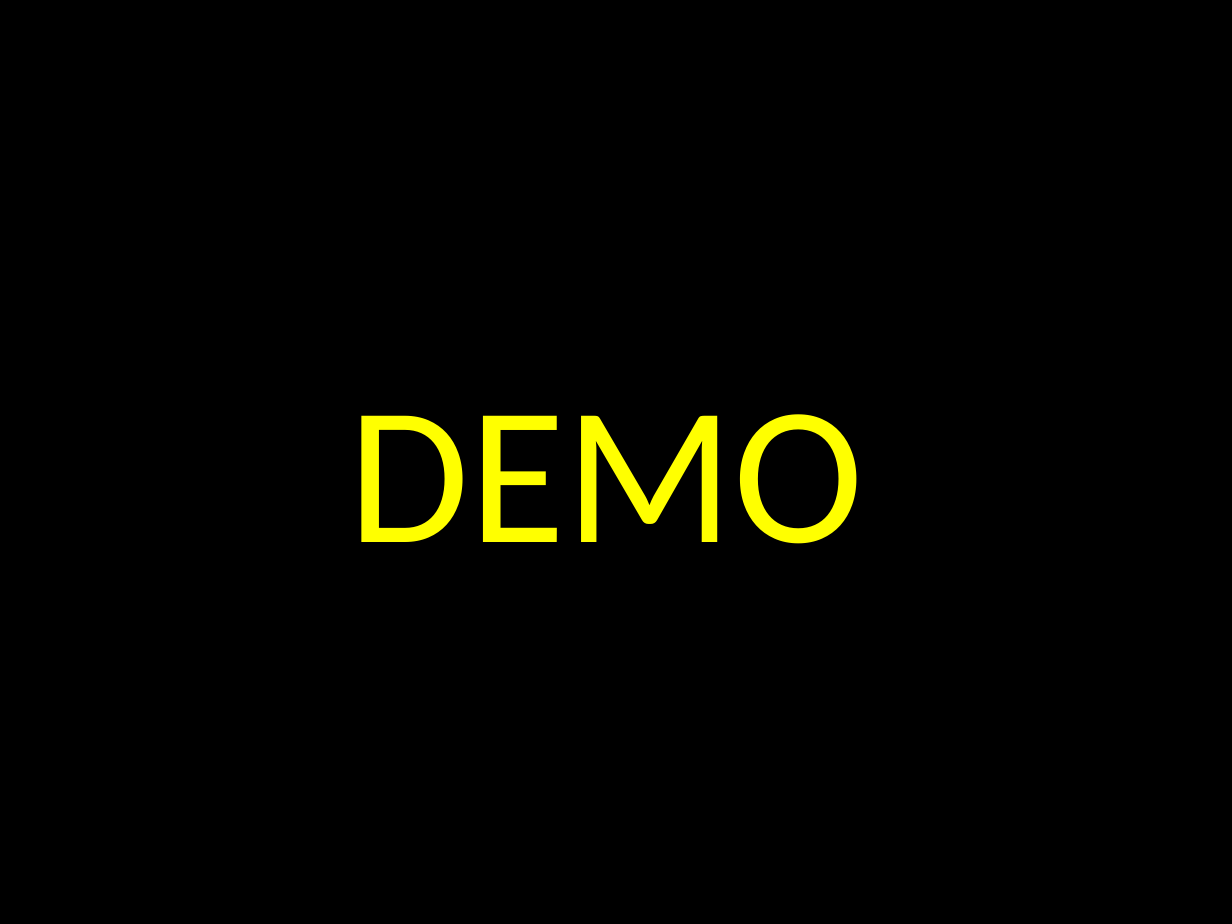
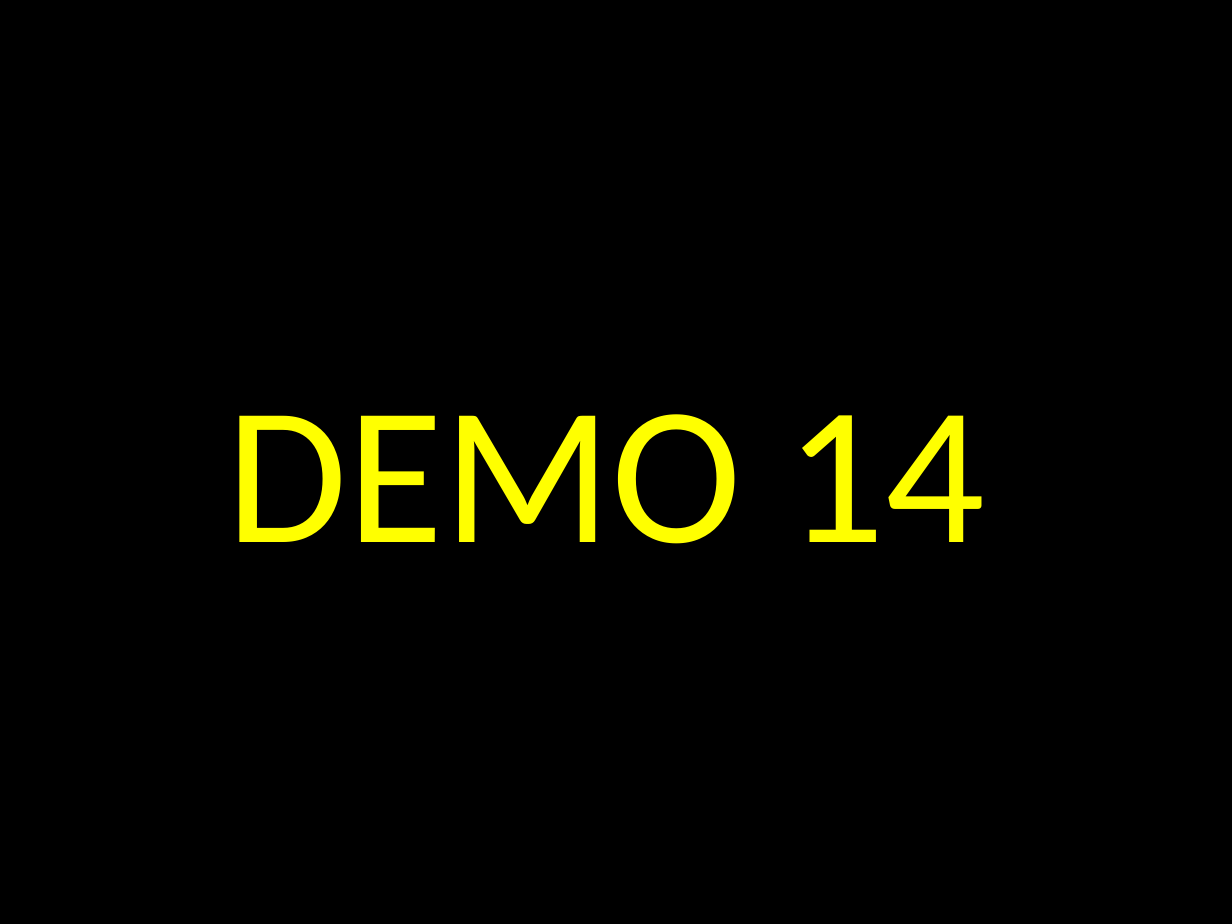
Before and after one commit to elloraCpe/courses, a slide deck: slide 58 of CPEE1/02. Week 2/00. Presentation/Week 2.pptx (slide 57 before the commit). Drawn at 1232x924 pixels with LibreOffice and Linux fonts; fonts in the diff are those of the drawing. Boxes give left, top, right and bottom in pixels: in the first picture for what was removed or moved away, otherwise in the second. Text is boxed around its words. In the diff, an @@ line names an element or a change of style, - is before the commit and + after.

```diff
--- a/CPEE1/02. Week 2/00. Presentation/Week 2.pptx
+++ b/CPEE1/02. Week 2/00. Presentation/Week 2.pptx
@@ text at (x1=226, y1=414, x2=985, y2=544): text changed @@
-DEMO
+DEMO 14
```
Also in this commit, not shown: 18 other slides changed, 5 slides added, 59 other files.
